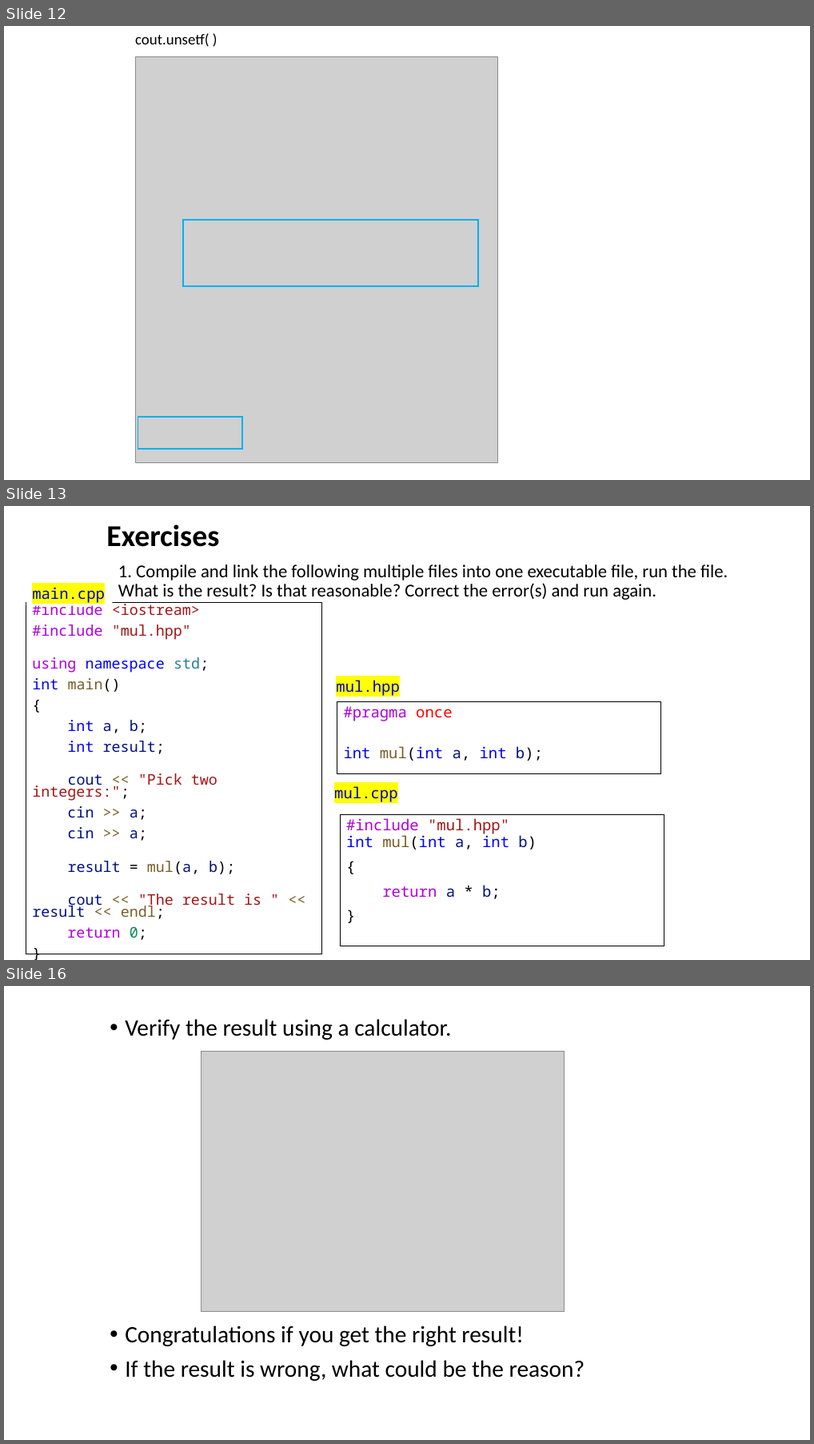
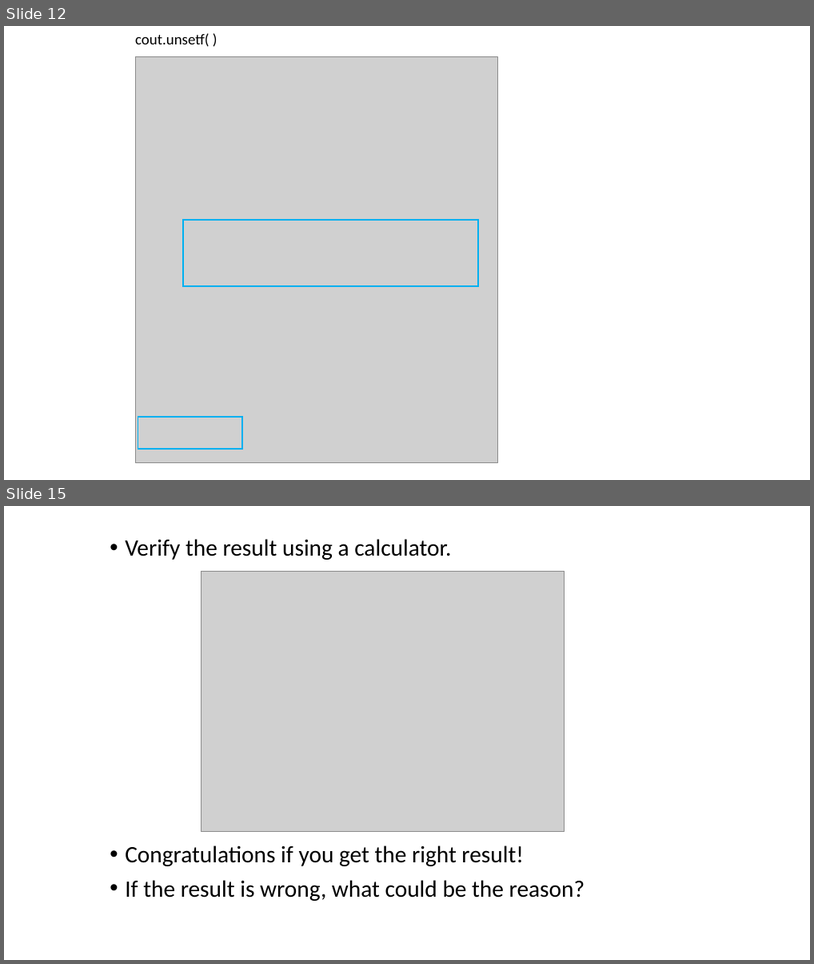
Before and after one commit to ShiqiYu/CPP, a slide deck: week02/Lab02.pptx. Shown one above the other, each under a label of ours: slides 12, 13 and 16 before the commit, slides 12 and 15 after it; the slides between them are not shown. The pictures are 814x1444 and 814x964 pixels, drawn with LibreOffice and Linux fonts; fonts in the diff are those of the drawing; grey boxes stand for pictures; background and template pictures are left out. Boxes give left, top, right and bottom in pixels: in the first picture for what was removed or moved away, otherwise in the second. Text is boxed around its words. In the diff, an @@ line names an element or a change of style, - is before the commit and + after.

Commit message:
update the exercises in Lab02

```diff
--- a/week02/Lab02.pptx
+++ b/week02/Lab02.pptx
@@ slide 13 removed at bbox=[4, 506, 810, 960], background #FFFFFF @@
@@ text removed at bbox=[106, 524, 219, 547] @@
-Exercises
@@ title removed at bbox=[118, 564, 728, 600] @@
-1. Compile and link the following multiple files into one executable file, run the file.
-What is the result? Is that reasonable? Correct the error(s) and run again.
@@ rectangle removed at bbox=[26, 581, 112, 605] @@
-main.cpp
@@ text removed at bbox=[26, 602, 323, 954] @@
-#include <iostream>
-#include "mul.hpp"
-using namespace std;
-int main()
-{
-int a, b;
-int result;
-cout << "Pick two integers:";
-cin >> a;
-cin >> a;
-result = mul(a, b);
-cout << "The result is " << result << endl;
-return 0;
-}
@@ rectangle removed at bbox=[330, 673, 407, 698] @@
-mul.hpp
@@ rectangle removed at bbox=[338, 701, 662, 773] @@
-#pragma once
-int mul(int a, int b);
@@ rectangle removed at bbox=[329, 780, 406, 804] @@
-mul.cpp
@@ rectangle removed at bbox=[340, 815, 665, 945] @@
-#include "mul.hpp"
-int mul(int a, int b)
-{
-return a * b;
-}
@@ what was slide 16 is now slide 15 @@
```
Also in this commit, not shown: 5 slides changed, 2 other slides removed.
